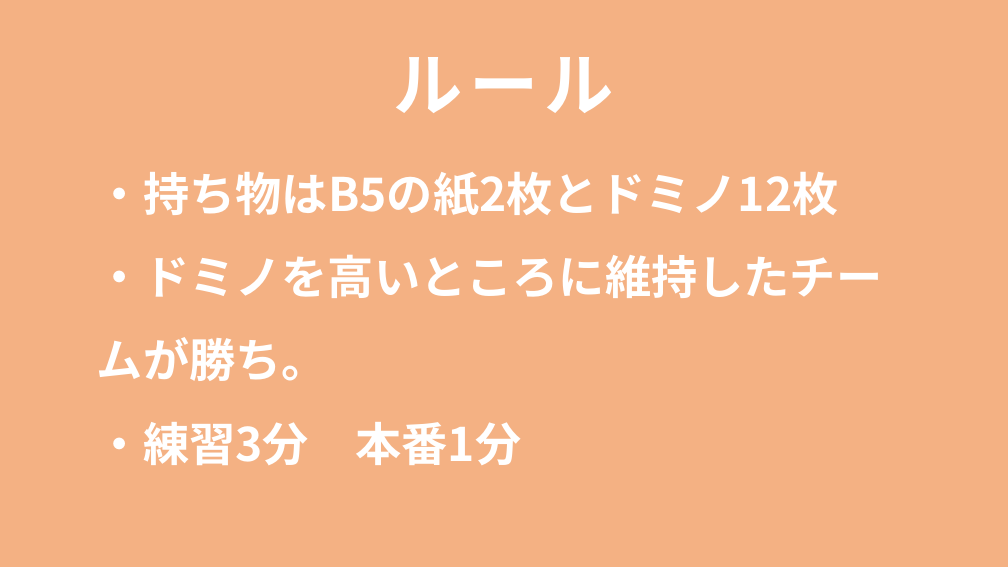
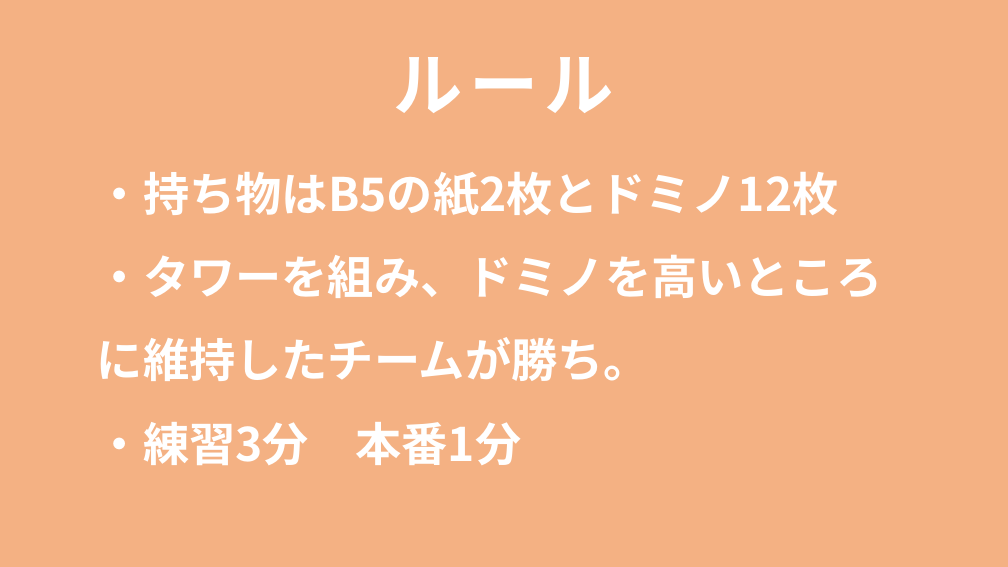
Before and after one commit to jack-app/Jackhack2019_management, a slide deck: slide 10 of jackhack2019_opening.pptx. Drawn at 1008x567 pixels with LibreOffice and Linux fonts; fonts in the diff are those of the drawing. Boxes give left, top, right and bottom in pixels: in the first picture for what was removed or moved away, otherwise in the second. Text is boxed around its words. In the diff, an @@ line names an element or a change of style, - is before the commit and + after.

Commit message:
チーム分け載せ

```diff
--- a/jackhack2019_opening.pptx
+++ b/jackhack2019_opening.pptx
@@ text at (97, 255, 882, 381): text changed @@
-・ドミノを高いところに維持したチームが勝ち。
+・タワーを組み、ドミノを高いところに維持したチームが勝ち。
```
Also in this commit, not shown: 1 other file.
